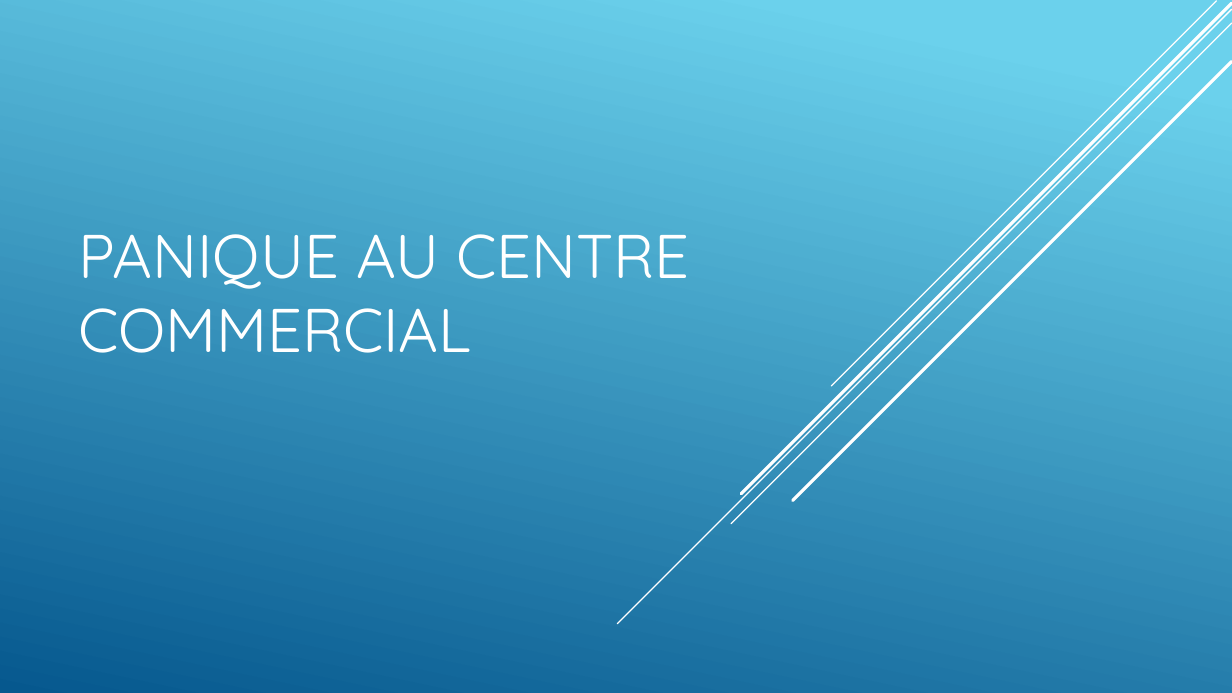
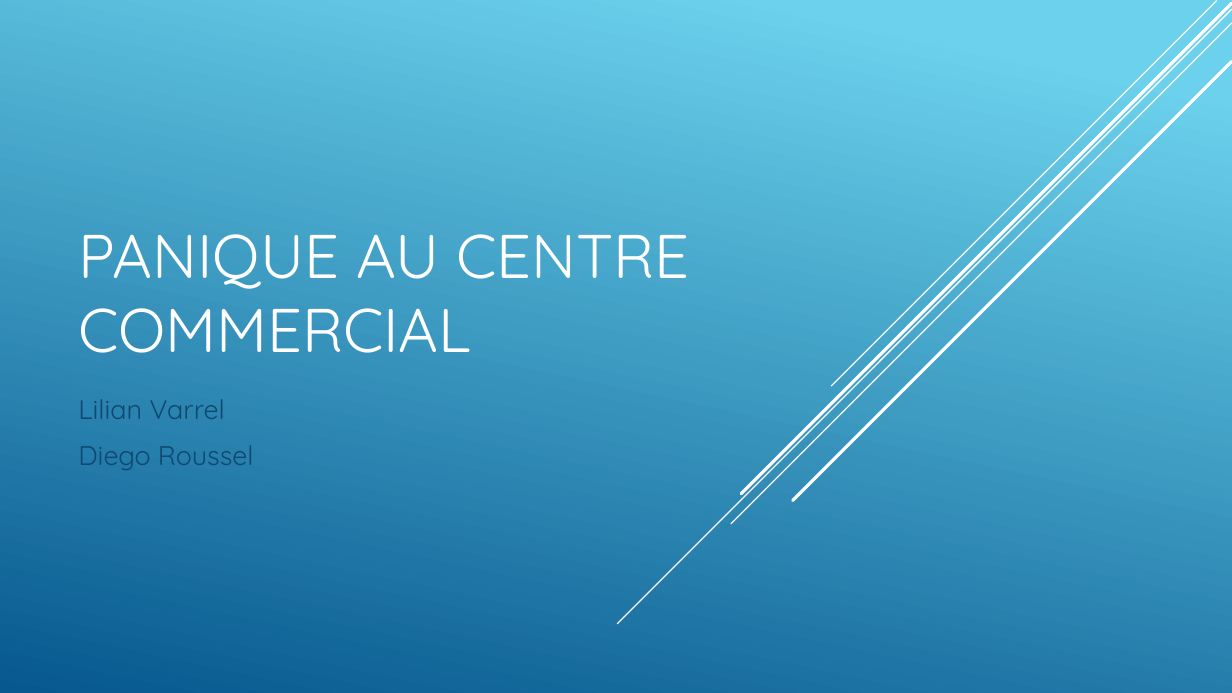
Before and after one commit to Crazy-Tacos/Une-histoire-de-tacos-Part1, a slide deck: slide 1 of Panique au centre commercial.pptx. Drawn at 1232x693 pixels with LibreOffice and Linux fonts; fonts in the diff are those of the drawing. Boxes give left, top, right and bottom in pixels: in the first picture for what was removed or moved away, otherwise in the second. Text is boxed around its words. In the diff, an @@ line names an element or a change of style, - is before the commit and + after.

```diff
--- a/Panique au centre commercial.pptx
+++ b/Panique au centre commercial.pptx
@@ subtitle added at [78, 399, 254, 470], 21 pt, text #0F496F @@
+Lilian Varrel
+Diego Roussel
```
Also in this commit, not shown: 5 other slides changed, 3 slides added, 2 slides removed, 2 other files.
